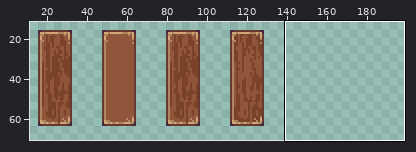
Edited in one commit: pixel-art file (Assets/AsepriteFile/Scene/floor.aseprite). Above: a wide view before the commit, with the close-up outlined.
Close-up. Before the commit:
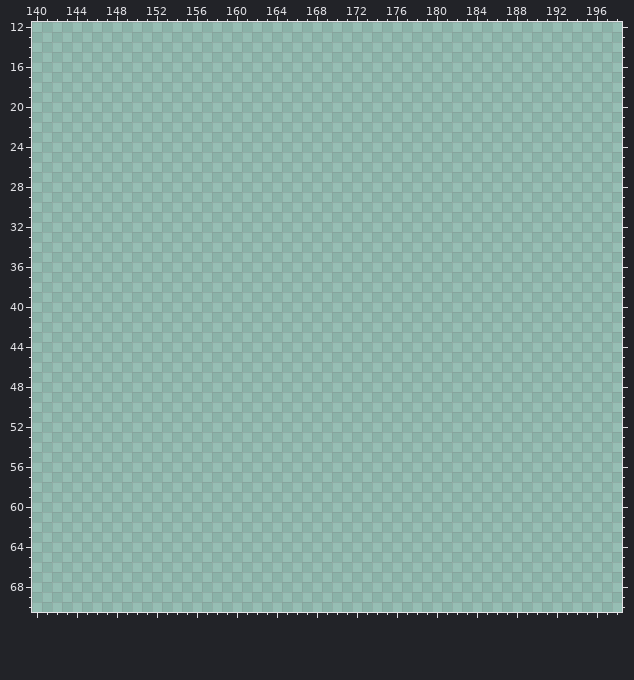
256x256 pixels, 1 frame. Colours within 5 levels of each other are drawn and written as one. Shown: x 140..198, y 12..70. The wide view leaves out empty margins. The commit also changed other parts of the picture, which this record leaves out.
After the commit:
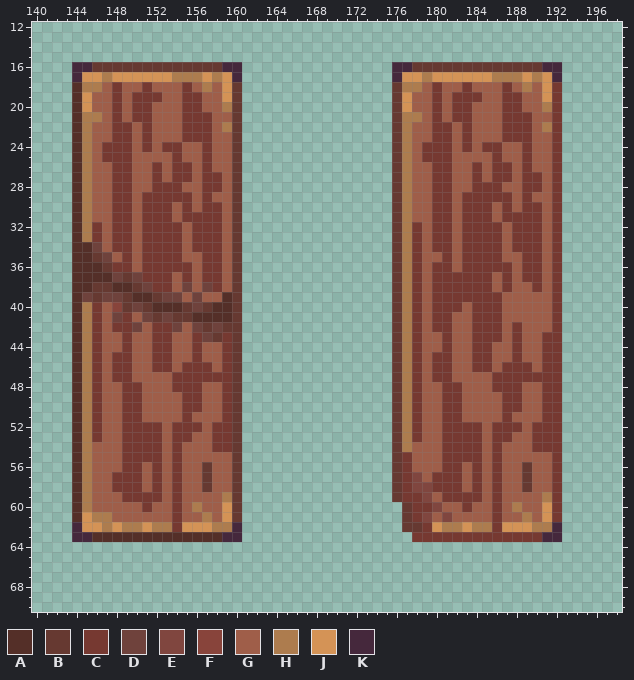
Palette (. is transparent): A #542f28  B #663931  C #763931  D #6f423c  E #80463f  F #88443b  G #9f5e49  H #ad7c4e  J #d49356  K #45283c
The edit:
Changed rows in their new state; - is an unchanged pixel.
Layer "Floor":
first column x 144:
16 KKBBBBBBBBBBBBBKK---------------KKBBBBBBBBBBBBBKK
17 KJJHJJJJJJHHHJHJK---------------KJJHJJJJJJHHHJHJK
18 AHHGCGGCGGGCGHGJB---------------BHHGCGGCGGGCGHGJC
19 AJGGCGCCCGGCCGGJB---------------BJGGCGCCCGGCCGGJC
20 AJGGCGCCGGGCCGGHB---------------BJGGCGCCGGGCCGGHC
21 AHHGCGCCGGGCCCGGB---------------BHHGCGCCGGGCCCGGC
22 AHGGCCGCGGGCCCGHB---------------BHGGCCGCGGGCCCGHC
23 AHGGCCGCGGGCCCGGB---------------BHGGCCGCGGGCCCGGC
24 AHGCCCGCGCCGGCGGB---------------BHGCCCGCGCCGGCGGC
25 AHGCCCGGGGCGGCGGB---------------BHGCCCGGGGCGGCGGC
26 AHGGCCGGCGCCGCGGB---------------BHGGCCGGCGCCGCGGC
27 AHGGCCGGCGCCGCCGB---------------BHGGCCGGCGCCGCCGC
28 AHGGCCGGCCCGGCCGB---------------BHGGCCGGCCCGGCCGC
29 AHGGCCGCCCCCGCGGB---------------BHGGCCGCCCCCGCGGC
30 AHGGCCGCCCGCGCCGB---------------BHGGCCGCCCGCGCCGC
31 AHGGCCGCCCGCCCCGB---------------BHGGCCGCCCGCCCCGC
32 AHCGCCGCCCCGCCCGB---------------BHCGCCGCCCCGCCCGC
33 AHCGCCGCCCCGCCCGB---------------BHCGCCGCCCCGCCCGC
34 AADGCCGCCCCGCCCGB---------------BHCGCCGCCCCGCCCGC
35 AABDGCGCCCCGGCCGB---------------BHCGGCGCCCCGGCCGC
36 AAABCCGCCCCCGCCGB---------------BHCGCCGCCCCCGCCGC
37 AAAADBDCCCGCGCCGB---------------BHCGCCCCCCGCGCCGC
38 AABBAABDCCGDGDCGB---------------BHCGCCCCCCGCGGCGC
39 ADBDDBAABDDGDGGAB---------------BHCGCCCCCCCGGGGGC
40 AHCGFBDBAAABDBAAB---------------BHCGCCCGCCCGGGGGC
41 AHCGDCGDBDBBAAAAB---------------BHCGCCGGCCCGGGGGC
42 AHCGCCDGCCDGDBDBB---------------BHCGCCGGCCCGCGGGC
43 AHCGGCGGCCGGCDBCB---------------BHCGGCGGCCCGCGGCC
44 AHCGGCGGCCGGCGGCB---------------BHCGGCGGCCGGCGGCC
45 AHCGCCGGCCGGCGGCB---------------BHCGCCGGCCGGCGGCC
46 AHCGCCGGCCGCCCGCB---------------BHCGCCGGCCGCCCGCC
47 AHCGCCGGGGCCCCCCB---------------BHCGCCGGGGCCCCCCC
48 AHCGGCCGGGCCCGGCB---------------BHCGGCCGGGCCCGGCC
49 AHCGGCCGGGGCCGGCB---------------BHCGGCCGGGGCCGGCC
50 AHCGGCCGGGGCCGGCB---------------BHCGGCCGGGGCCGGCC
51 AHCGGCCGGGGCGGGCB---------------BHCGGCCGGGGCGGGCC
52 AHCGGCCCCGCCCGCCB---------------BHCGGCCCCGCCCGCCC
53 AHCGGCCCCGCCGGCCB---------------BHCGGCCCCGCCGGCCC
54 AHGGGCCCCGCGGGCCB---------------BHGGGCCCCGCGGGCCC
55 AHGGGCCCCGCGGGGGB---------------BCGGGCCCCGCGGGGGC
56 AHGGGCCGCGCGGBGGB---------------BCGGGCCGCGCGGBGGC
57 AHGGCCCGCGCGGBGGB---------------BCEGCCCGCGCGGBGGC
58 AHGGCCCGCGCGGBGGB---------------BCEECCCGCGCGGBGGC
59 AHGGGCCCCGCGGGGHB---------------BCCEGCCCCGCGGGGHC
60 AHGGGGGCGGCGHGGJB----------------BCCEGGCGGCGHGGJC
61 AJHHGGGGGGCGGHGJB----------------BCEGEGGGGCGGHGJC
62 KJJHJHHJHHCJJJHHK----------------BBCJHHJHHCJJJHHK
63 KKAAAAAAAAAAAAAKK-----------------CCCCCCCCCCCCCKK
Pixel boxes of the changes (left, top, right, bottom) in both close-ups:
added: (72, 62, 242, 542)
added: (392, 62, 562, 542)
